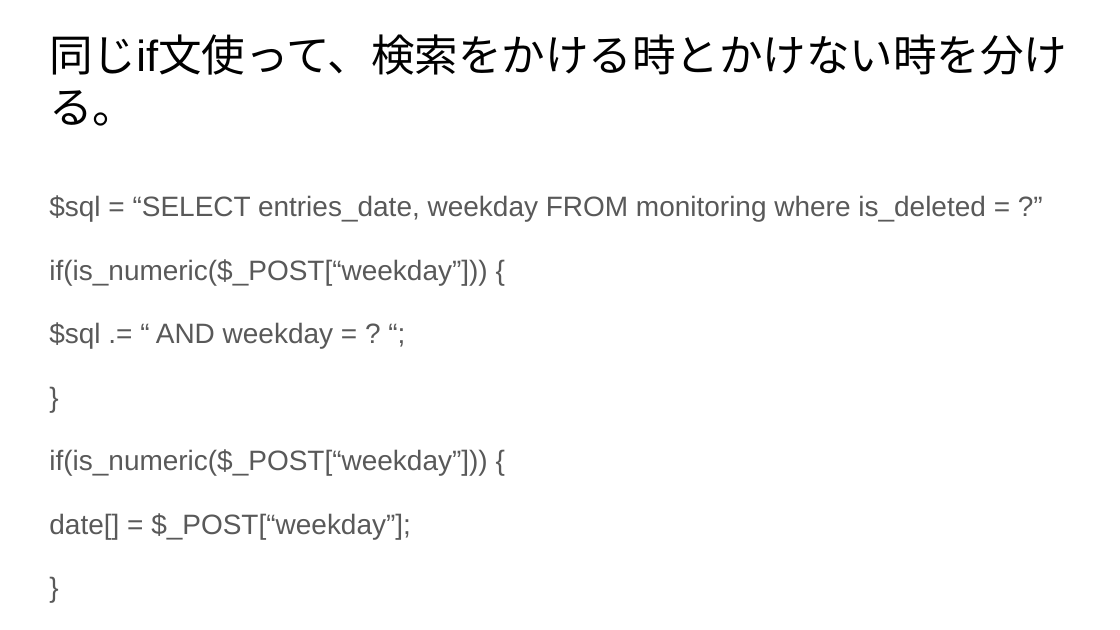
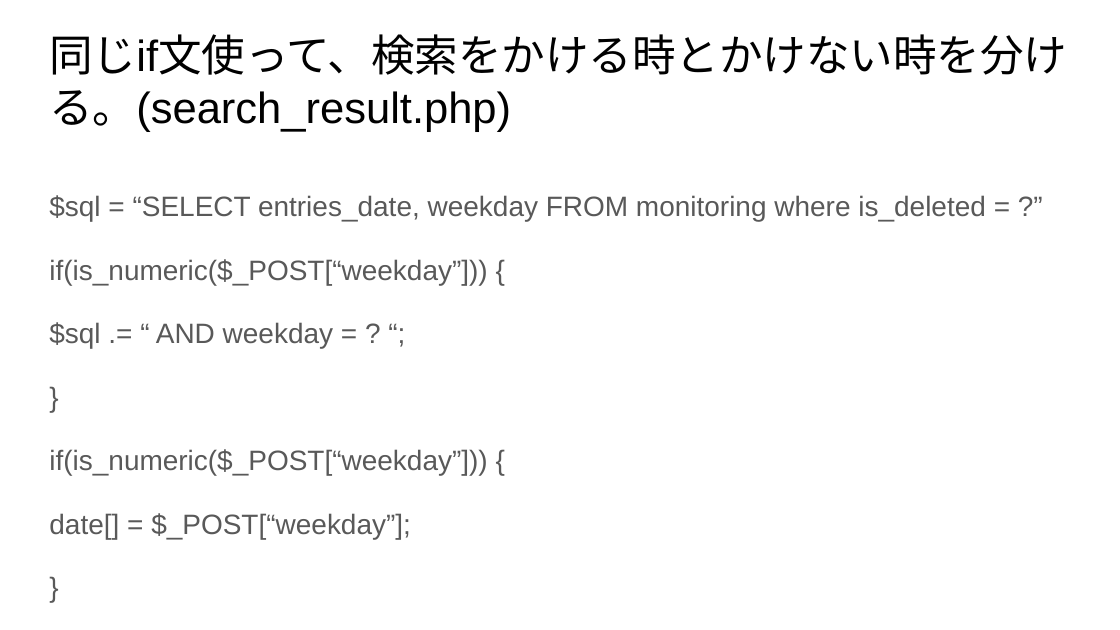
Before and after one commit to masabolic/self_monitoring, a slide deck: slide 3 of 使えそうな技術.pptx. Drawn at 1120x630 pixels with LibreOffice and Linux fonts; fonts in the diff are those of the drawing. Boxes give left, top, right and bottom in pixels: in the first picture for what was removed or moved away, otherwise in the second. Text is boxed around its words. In the diff, an @@ line names an element or a change of style, - is before the commit and + after.

```diff
--- a/使えそうな技術.pptx
+++ b/使えそうな技術.pptx
@@ title at [49,34,1067,132]: text changed @@
-同じif文使って、検索をかける時とかけない時を分ける。
+同じif文使って、検索をかける時とかけない時を分ける。(search_result.php)
```
Also in this commit, not shown: 1 other slide changed, 10 slides added, 1 other file.
